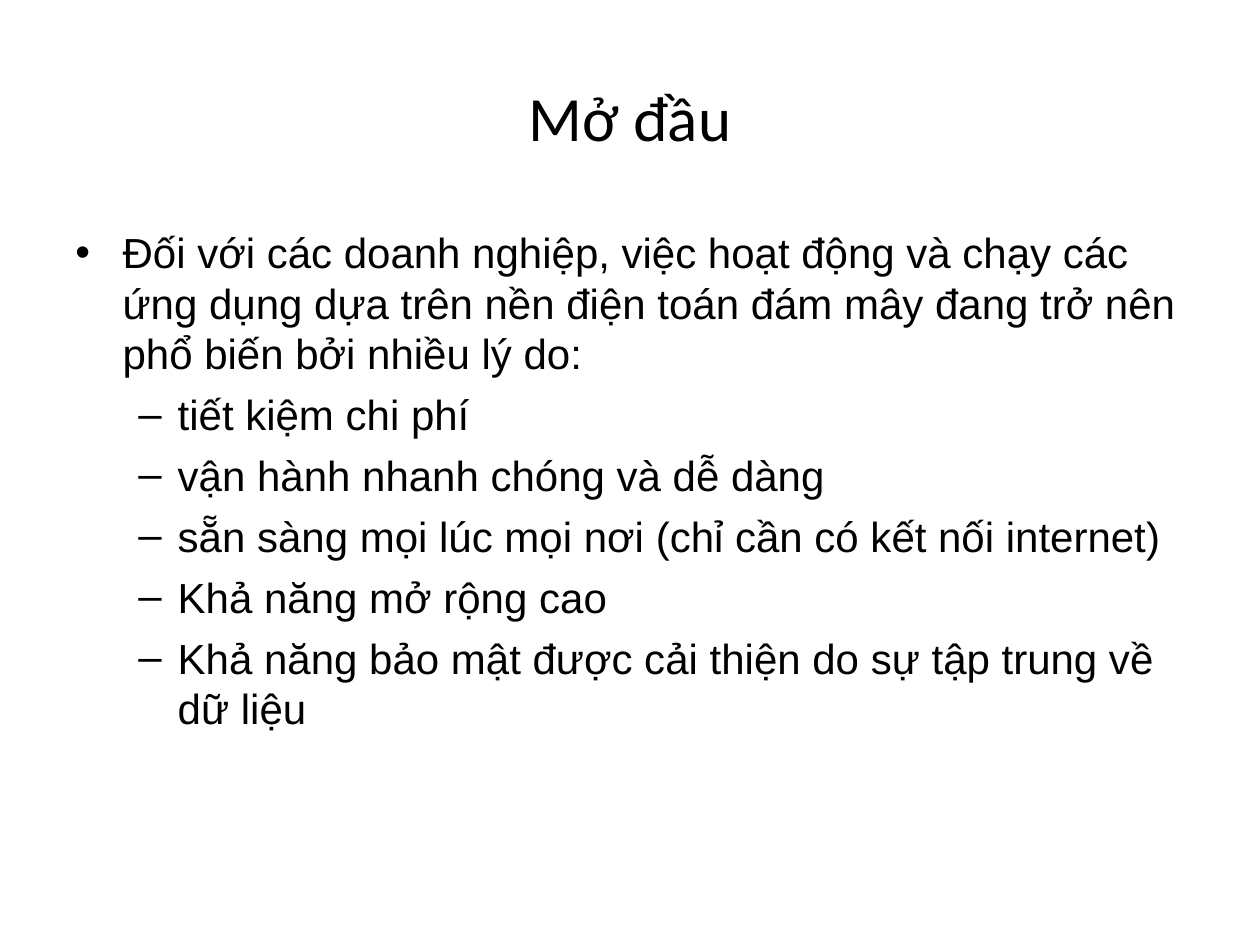
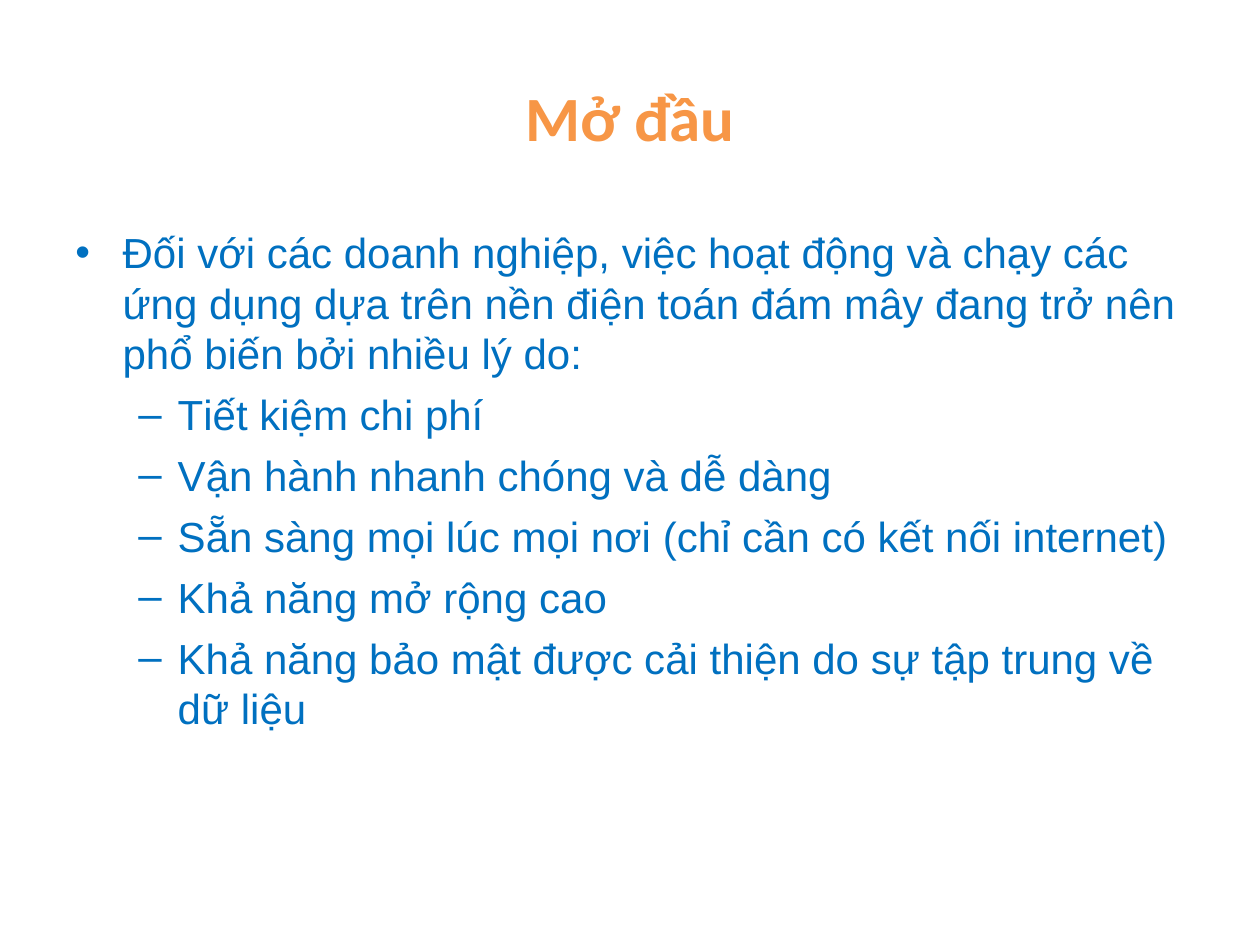
Before and after one commit to ndlongit/longnd-data, a slide deck: slide 2 of Temp/Bai tap ky nang - NDL.ppt. Drawn at 1260x945 pixels with LibreOffice and Linux fonts; fonts in the diff are those of the drawing. Boxes give left, top, right and bottom in pixels: in the first picture for what was removed or moved away, otherwise in the second. Text is boxed around its words. In the diff, an @@ line names an element or a change of style, - is before the commit and + after.

Commit message:
Color

```diff
--- a/Temp/Bai tap ky nang - NDL.ppt
+++ b/Temp/Bai tap ky nang - NDL.ppt
@@ title "Mở đầu" at box(525, 93, 735, 142): text colour #000000 to #F79646, bold on @@
@@ text at box(123, 235, 1175, 731): text colour #000000 to #0070C0 in "Đối với các doanh nghiệp, việc hoạt ...", "Khả năng mở rộng cao", "Khả năng bảo mật được cải thiện ..."; bullet colour #000000 to #0070C0 @@
@@ text at box(178, 397, 1167, 560): text changed; text colour #000000 to #0070C0 @@
-  – tiết kiệm chi phí
-  – vận hành nhanh chóng và dễ dàng
-  – sẵn sàng mọi lúc mọi nơi (chỉ cần có kết nối internet)
+  – Tiết kiệm chi phí
+  – Vận hành nhanh chóng và dễ dàng
+  – Sẵn sàng mọi lúc mọi nơi (chỉ cần có kết nối internet)
```
Also in this commit, not shown: 8 other slides changed, 6 slides added, 1 slide removed.
